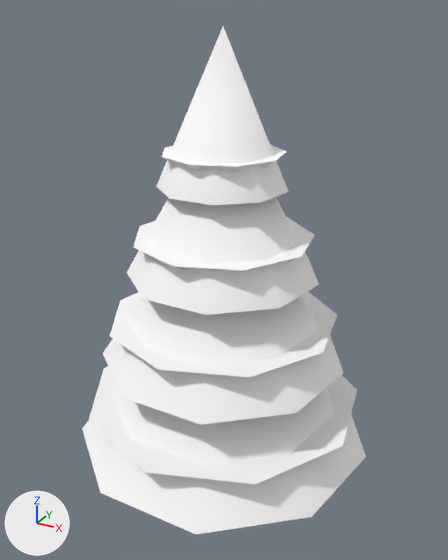
The Blender file art/env/tree_pine.blend as it was, and as the next commit left it.
One viewpoint serves both versions: a 50 mm lens placed at (3.16, -5.72, 6.06), pointed at (-0.06, 0.12, 3.14). The axes (+X, +Y, +Z) are drawn at lower left. The lights are the same throughout. The older version comes first.

Names of what the first picture shows: 'TreePine'.
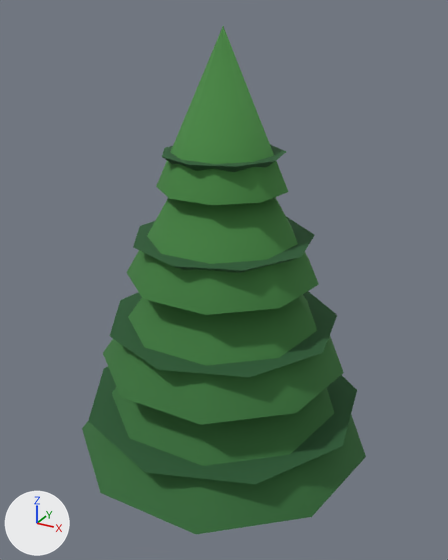
Scene script edits in JSON lines:
```json
{"block": "mat_vk_vcol", "where": "n0 = _N.new('ShaderNodeBsdfPrincipled'); n0.name = 'Principled BSDF'"}
{"op": "remove", "block": "mat_vk_vcol", "code": "n0.inputs[0].default_value = (1.0, 1.0, 1.0, 1.0)  # 'Base Color', white #ffffff"}
{"op": "add", "block": "mat_vk_vcol", "code": "n2 = _N.new('ShaderNodeVertexColor'); n2.name = 'Color Attribute'"}
{"op": "add", "block": "mat_vk_vcol", "code": "n2.layer_name = 'Color'"}
{"op": "add", "block": "mat_vk_vcol", "code": "_L.new(n2.outputs[0], n0.inputs[0])  # 'Color' to 'Base Color'"}
{"block": "me_treepine", "where": "me_treepine.from_pydata(...)  # 94 vertices, 89 faces; spans x -1.77..1.77, y -1.69..1.8, z 0.0..5.9"}
{"block": "me_treepine", "where": "# used by ob_treepine; location = (0.0, 0.0, 0.0)"}
{"block": "me_treepine", "change": "me_treepine part 1: 41 faces centred in x -1.03..1.03, y -0.99..1.05, z 1.15..4.67 are repainted in the vertex colours; the middle colour goes from green #71a27d to dark green #2a5c34"}
{"block": "me_treepine", "change": "me_treepine part 2: 39 faces centred in x -1.11..1.11, y -1.13..1.06, z 1.92..4.83 are repainted in the vertex colours; the middle colour goes from green #86b885 to dark green #3d7b3c"}
```

Pixel boxes [x1, y1, x2, y2] of what changed, in the pictures (448 x 560 px):
```json
{"object": "TreePine", "change": "recoloured", "before": [82, 26, 366, 534], "after": [82, 26, 366, 534], "on screen": "white to green"}
{"part": 1, "of": "me_treepine", "change": "recoloured", "before": [88, 144, 357, 484], "after": [88, 144, 357, 484], "on screen": "darker"}
{"part": 2, "of": "me_treepine", "change": "recoloured", "before": [82, 26, 366, 534], "after": [82, 26, 366, 534], "on screen": "darker"}
```
